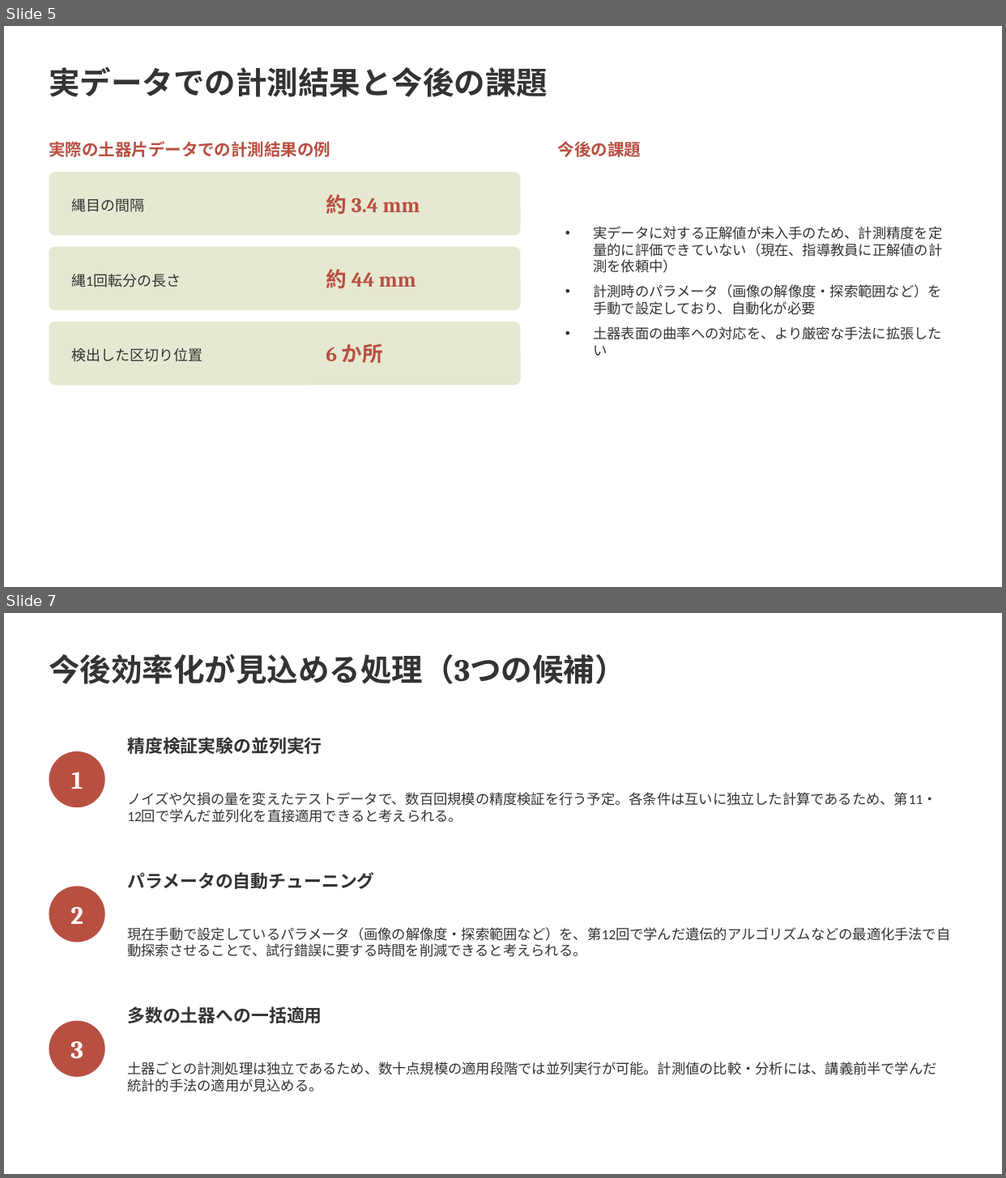
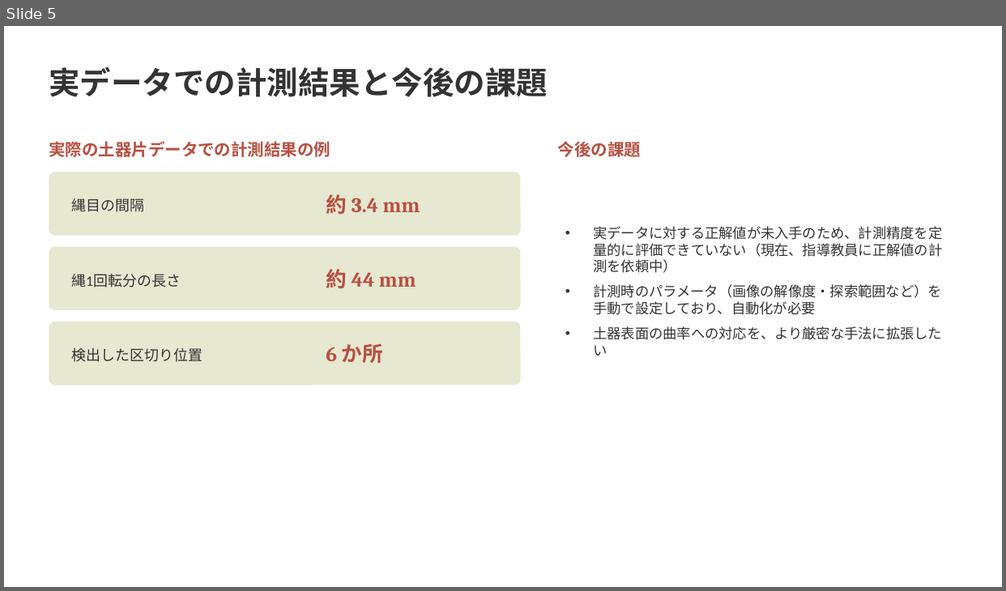
Before and after one commit to Ryusan09/MultivariatAanalysis, a slide deck: 13/第13回発表_修士研究と大規模計算.pptx. Shown one above the other, each under a label of ours: slides 5 and 7 before the commit, slide 5 after it; the slides between them are not shown. The pictures are 1006x1178 and 1006x591 pixels, drawn with LibreOffice and Linux fonts; fonts in the diff are those of the drawing. Boxes give left, top, right and bottom in pixels: in the first picture for what was removed or moved away, otherwise in the second. Text is boxed around its words. In the diff, an @@ line names an element or a change of style, - is before the commit and + after.

```diff
--- a/13/第13回発表_修士研究と大規模計算.pptx
+++ b/13/第13回発表_修士研究と大規模計算.pptx
@@ slide 7 removed at (4, 613, 1002, 1174), background #FFFFFF @@
@@ text removed at (49, 654, 625, 684) @@
-今後効率化が見込める処理（3つの候補）
@@ ellipse removed at (49, 752, 105, 807) @@
@@ text removed at (127, 737, 322, 754) @@
-精度検証実験の並列実行
@@ text removed at (71, 772, 83, 789) @@
-1
@@ text removed at (127, 792, 936, 823) @@
-ノイズや欠損の量を変えたテストデータで、数百回規模の精度検証を行う予定。各条件は互いに独立した計算であるため、第11・12回で学んだ並列化を直接適用できると考えられる。
@@ text removed at (127, 872, 374, 889) @@
-パラメータの自動チューニング
@@ ellipse removed at (49, 886, 105, 943) @@
@@ text removed at (70, 907, 83, 924) @@
-2
@@ text removed at (127, 927, 950, 957) @@
-現在手動で設定しているパラメータ（画像の解像度・探索範囲など）を、第12回で学んだ遺伝的アルゴリズムなどの最適化手法で自動探索させることで、試行錯誤に要する時間を削減できると考えられる。
@@ ellipse removed at (49, 1021, 105, 1077) @@
@@ text removed at (127, 1007, 322, 1024) @@
-多数の土器への一括適用
@@ text removed at (70, 1041, 83, 1059) @@
-3
@@ text removed at (127, 1062, 936, 1093) @@
-土器ごとの計測処理は独立であるため、数十点規模の適用段階では並列実行が可能。計測値の比較・分析には、講義前半で学んだ統計的手法の適用が見込める。
```
Also in this commit, not shown: 3 slides changed, 1 slide added.
